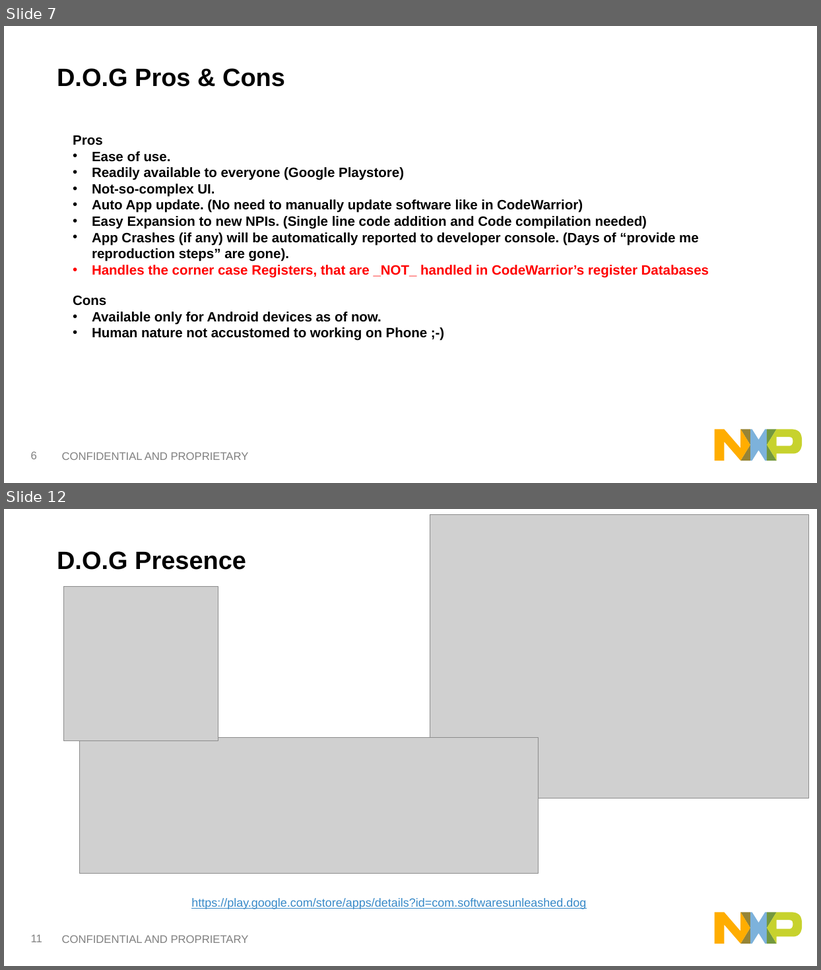
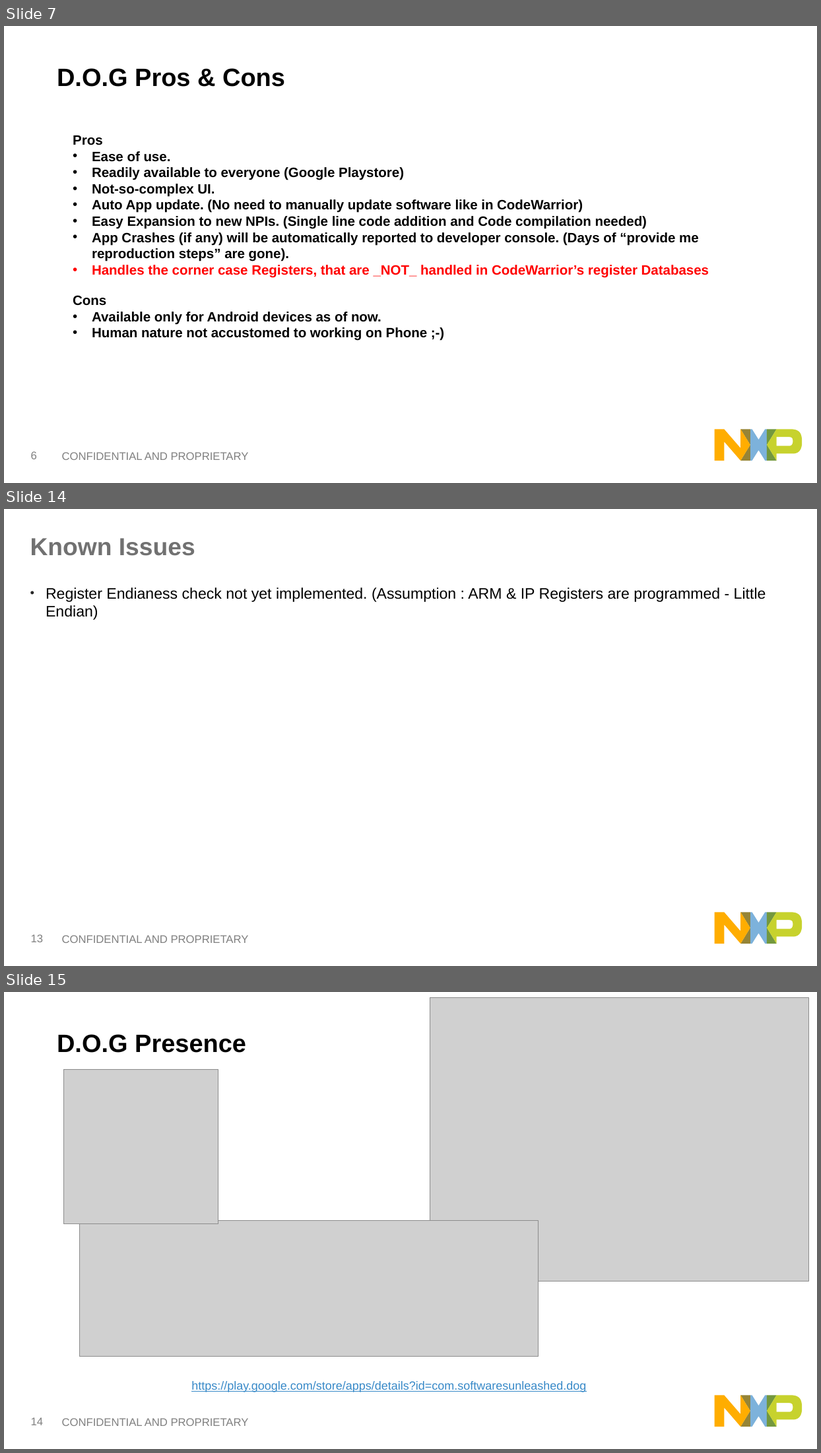
Before and after one commit to softwaresunleashed/dog, a slide deck: demo_artifacts/DOG-DebugOnGo.pptx. Shown one above the other, each under a label of ours: slides 7 and 12 before the commit, slides 7, 14 and 15 after it; the slides between them are not shown. The pictures are 821x970 and 821x1453 pixels, drawn with LibreOffice and Linux fonts; fonts in the diff are those of the drawing; grey boxes stand for pictures. Boxes give left, top, right and bottom in pixels: in the first picture for what was removed or moved away, otherwise in the second. Text is boxed around its words. In the diff, an @@ line names an element or a change of style, - is before the commit and + after.

Commit message:
Demo PPT updaed with another know issue of Multiple Entries in  CW DB for same Register Address

```diff
--- a/demo_artifacts/DOG-DebugOnGo.pptx
+++ b/demo_artifacts/DOG-DebugOnGo.pptx
@@ slide 14 added at (4, 509, 817, 966), background #FFFFFF; not listed: 7 template elements that a slide beside it also shows @@
@@ title added at (30, 538, 195, 556), 29 pt, text #707070, bold @@
+Known Issues
@@ text added at (46, 588, 766, 620), 18 pt, text #000000 @@
+• Register Endianess check not yet implemented. (Assumption : ARM & IP Registers are programmed - Little Endian)
@@ what was slide 12 is now slide 15 @@
@@ page number at (31, 1418, 44, 1426): text changed @@
-11
+14
```
Also in this commit, not shown: 3 slides changed, 2 other slides added.
